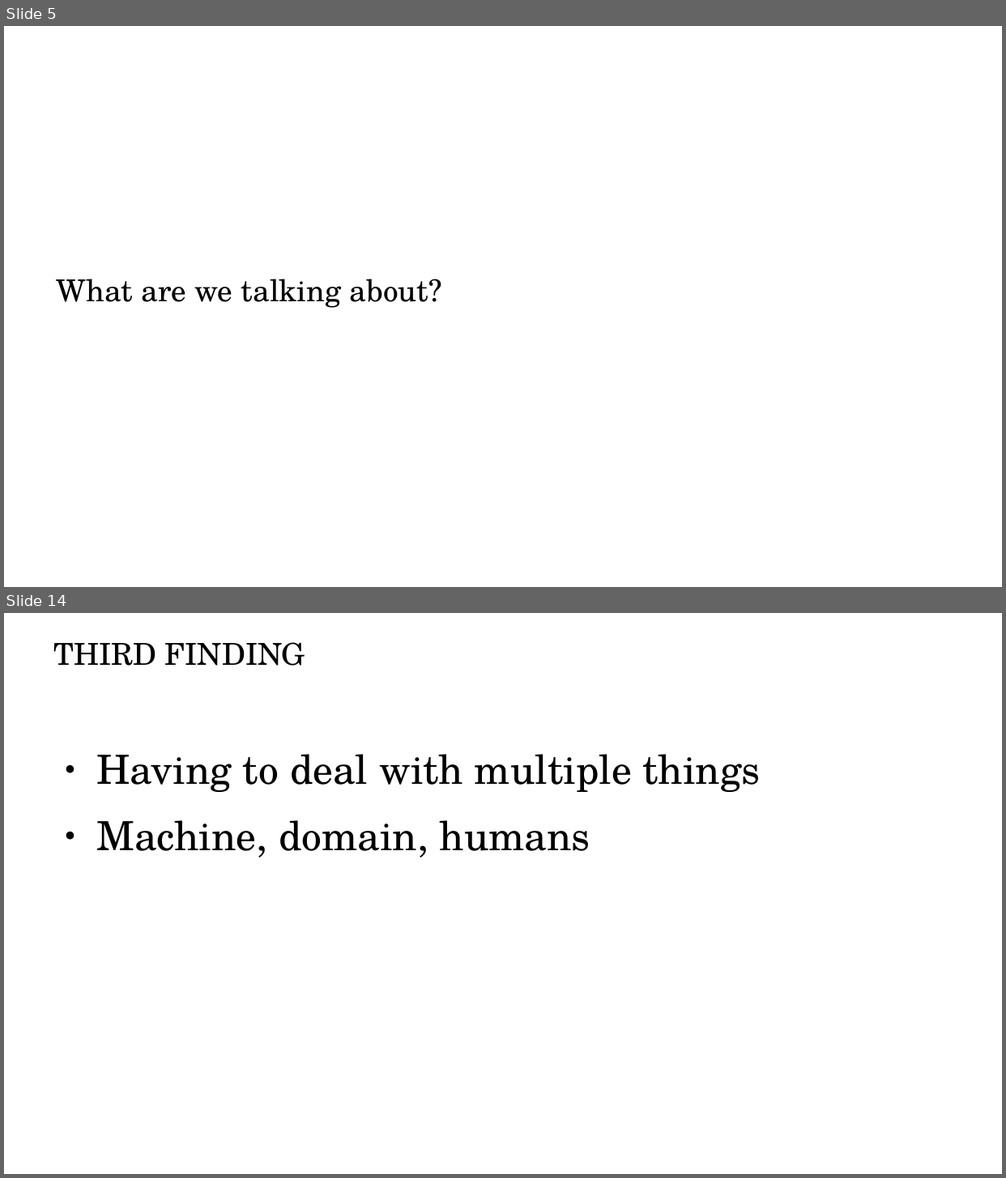
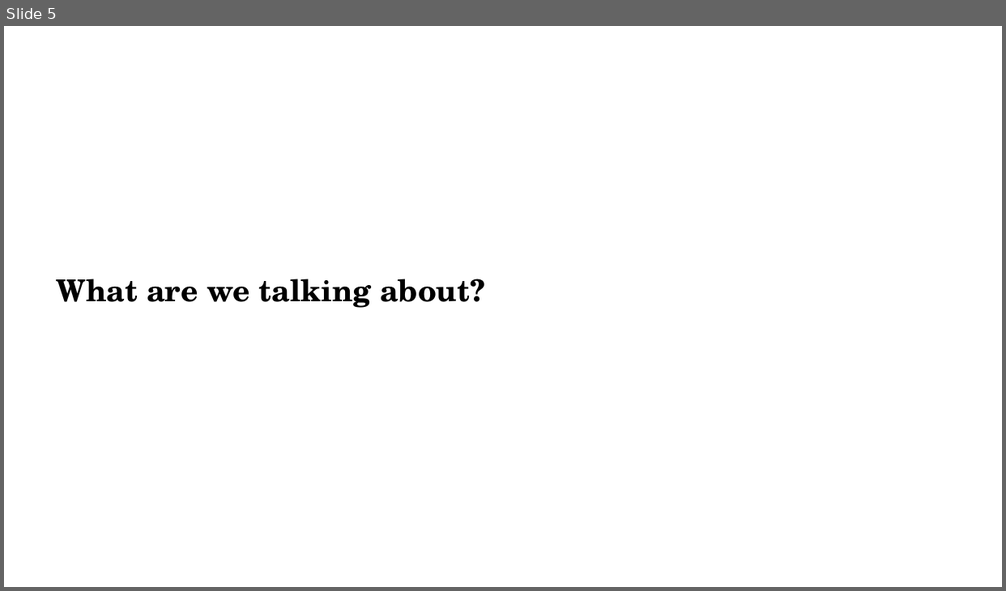
Before and after one commit to periode/thesis, a slide deck: jury/soutenance/Soutenance.odp. Shown one above the other, each under a label of ours: slides 5 and 14 before the commit, slide 5 after it; the slides between them are not shown. The pictures are 1006x1178 and 1006x591 pixels, drawn with LibreOffice and Linux fonts; fonts in the diff are those of the drawing. Boxes give left, top, right and bottom in pixels: in the first picture for what was removed or moved away, otherwise in the second. Text is boxed around its words. In the diff, an @@ line names an element or a change of style, - is before the commit and + after.

```diff
--- a/jury/soutenance/Soutenance.odp
+++ b/jury/soutenance/Soutenance.odp
@@ slide 14 removed at (4, 613, 1002, 1174), background #FFFFFF @@
@@ title removed at (54, 642, 305, 666) @@
-THIRD FINDING
@@ text removed at (96, 754, 761, 858) @@
-● Having to deal with multiple things
-● Machine, domain, humans
@@ slide 5 changed as well @@
@@ title "What are we talking about?" at (57, 279, 485, 308): bold on @@
```
Also in this commit, not shown: 11 other slides changed, 24 slides added, 11 other slides removed, 7 other files.
